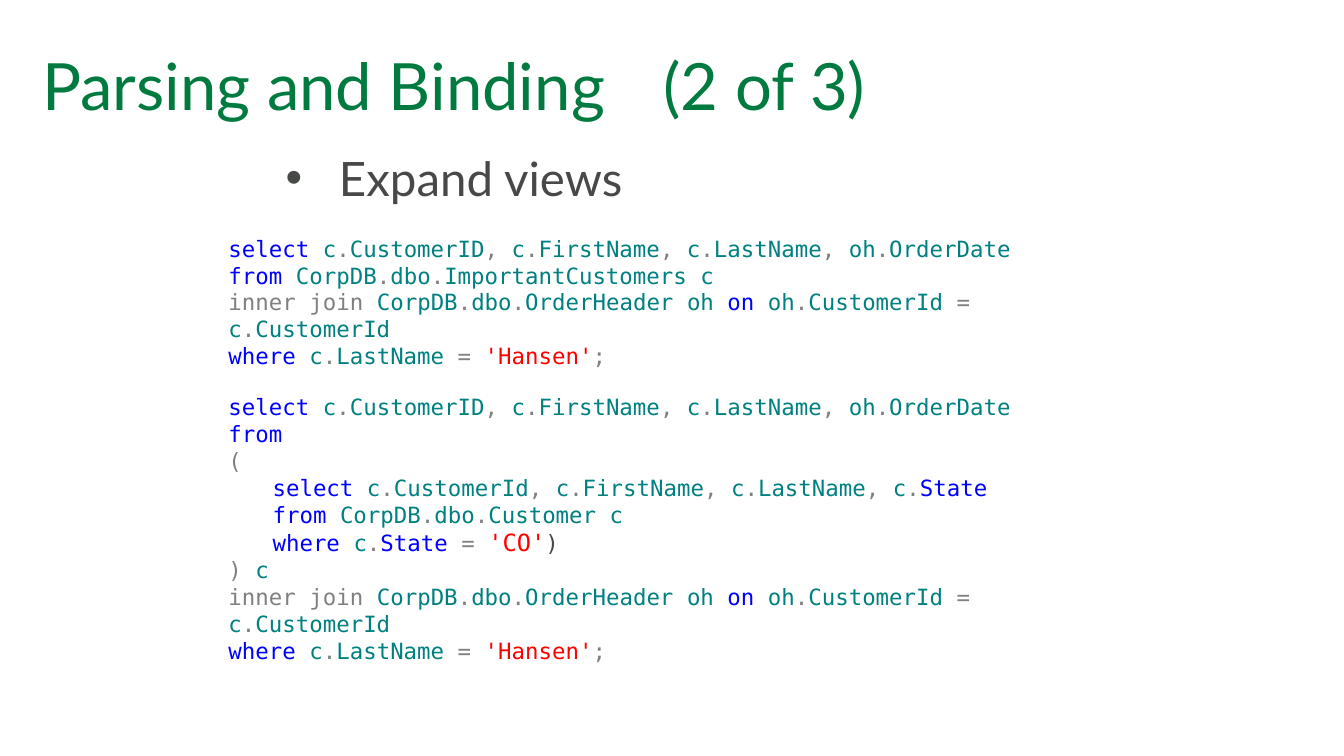
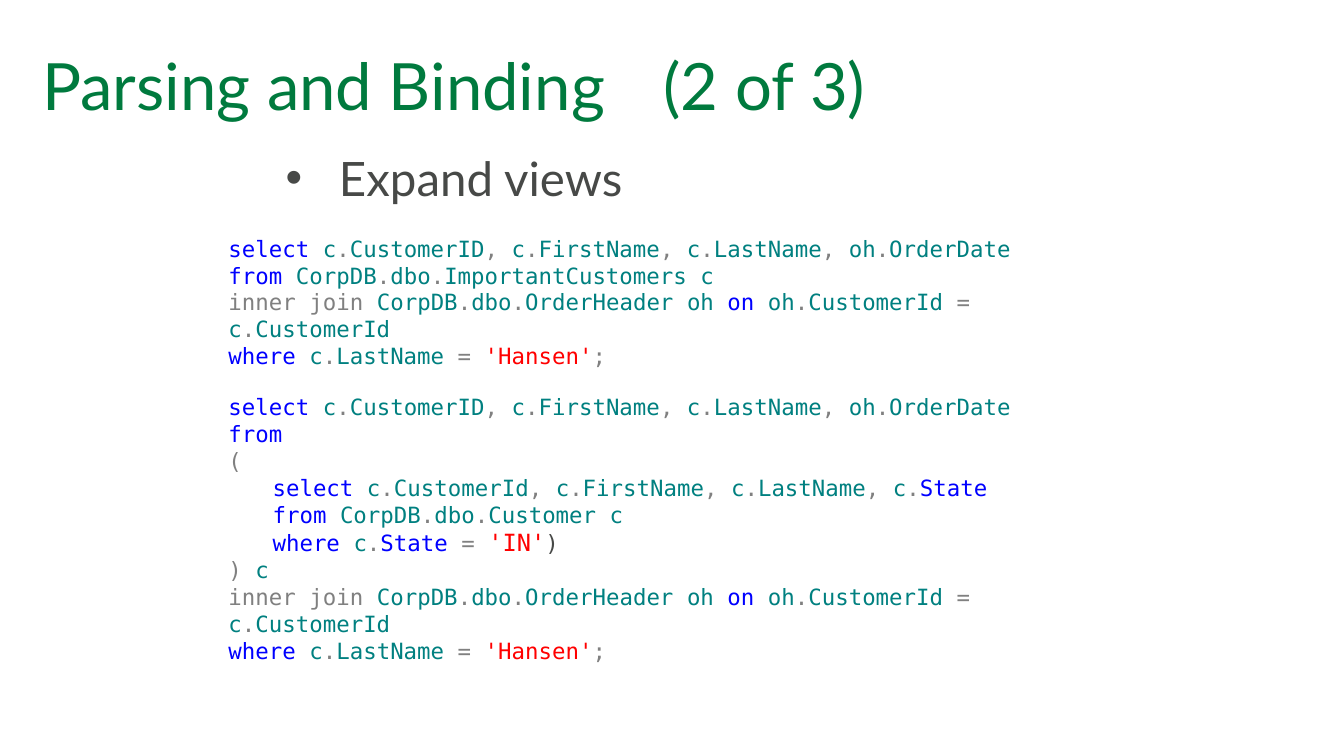
Before and after one commit to tf3604/OptimizerPresentation, a slide deck: slide 27 of Optimizer.pptx. Drawn at 1344x756 pixels with LibreOffice and Linux fonts; fonts in the diff are those of the drawing; background and template pictures are left out. Boxes give left, top, right and bottom in pixels: in the first picture for what was removed or moved away, otherwise in the second. Text is boxed around its words. In the diff, an @@ line names an element or a change of style, - is before the commit and + after.

```diff
--- a/Optimizer.pptx
+++ b/Optimizer.pptx
@@ text at (273, 533, 545, 552): text changed @@
-  where c.State = 'CO')
+  where c.State = 'IN')
```
Also in this commit, not shown: 12 other slides changed.
